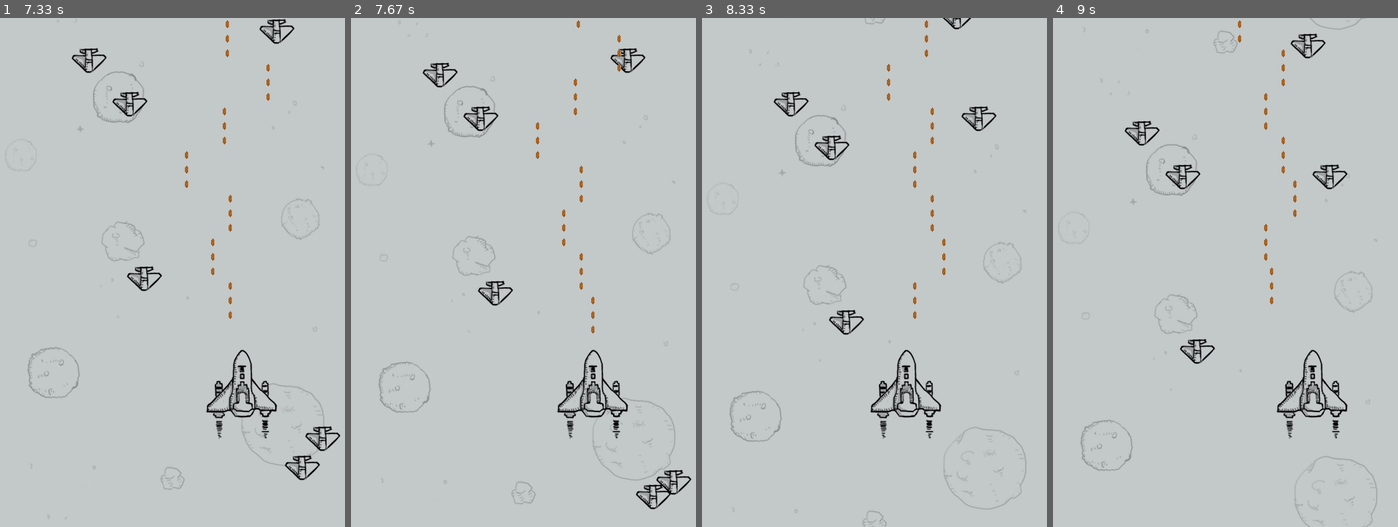
Above: before the commit, frames 1-4 (left to right).
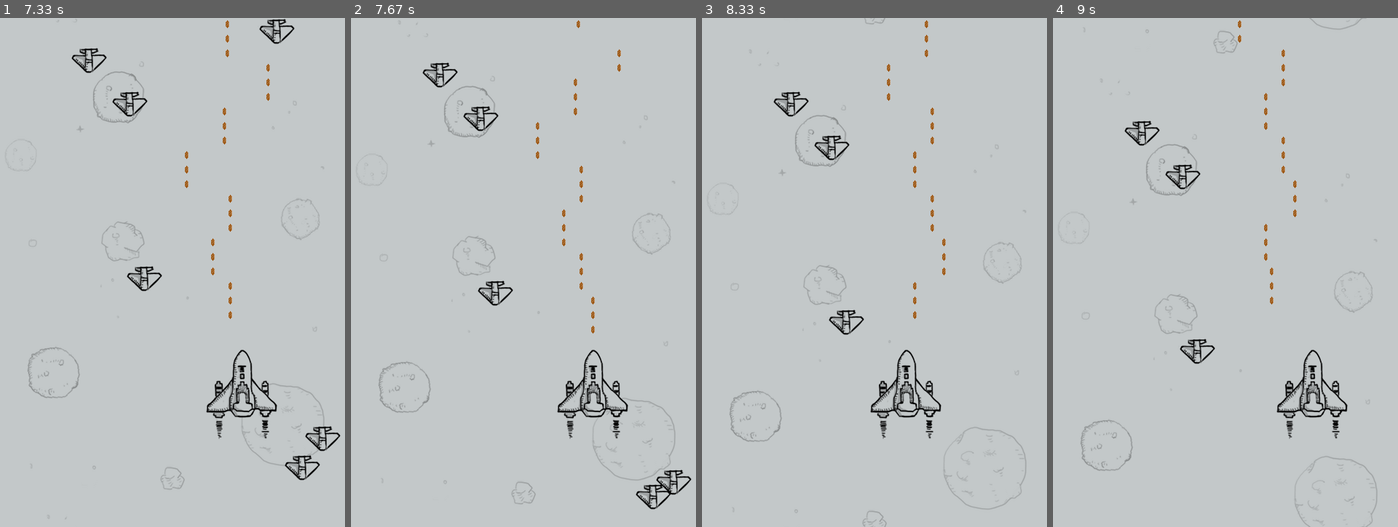
Above: after the commit, the same moments.

Repository: shuoshuren/PlaneWar
Game: pygame game, started from plane_main.py
Same seed, same stepped clock (60 frames per second), same inputs: the game is played once before the commit and once after it.
Inputs:
- Up to frame 1 (7.33 s): hold Right 0.33-0.8 s; hold Right 0.83-1.3 s; hold Left 1.33-1.87 s; hold Left 1.9-2.3 s; hold Right 2.33-2.97 s; hold Left 3-3.47 s; hold Right 3.5-3.97 s; hold Right 4-4.47 s; hold Left 4.5-5.03 s; hold Left 5.07-5.47 s; hold Right 5.5-6.13 s; hold Left 6.17-6.63 s; hold Right 6.67-7.13 s
- Up to frame 2 (7.67 s): no input
- Up to frame 3 (8.33 s): hold Left 7.67-8.2 s; hold Right from 8.23 s (still down)
- Up to frame 4 (9 s): release Right at 8.63 s; hold Right from 8.67 s (still down)

Frame 1 is identical in both runs. In frame 2, 0.2% of the frame differs, in the area x 75-86%, y 3-11%; in frame 3, 0.3%; in frame 4, 0.4%, in the area x 68-86%, y 3-34%.

Commit message:
碰撞检测

Diff:
--- a/plane_main.py
+++ b/plane_main.py
@@ -78,9 +78,21 @@
         else:
             self.hero.speed = 0
 
+    def __check_collide(self):
 
-    def __check_collide(self):
-        pass
+        # 1.子弹摧毁敌机
+        pygame.sprite.groupcollide(self.hero.bullets, self.enemy_group, True, True)
+
+        # 2.敌机撞毁英雄
+        enemies = pygame.sprite.spritecollide(self.hero, self.enemy_group, True)
+
+        # 判断列表是否有内容，如果有内容，则摧毁英雄
+        if len(enemies) > 0:
+            # 英雄牺牲
+            self.hero.kill()
+
+            # 结束游戏
+            PlaneGame.__game_over()
 
     def __update_sprites(self):
 
